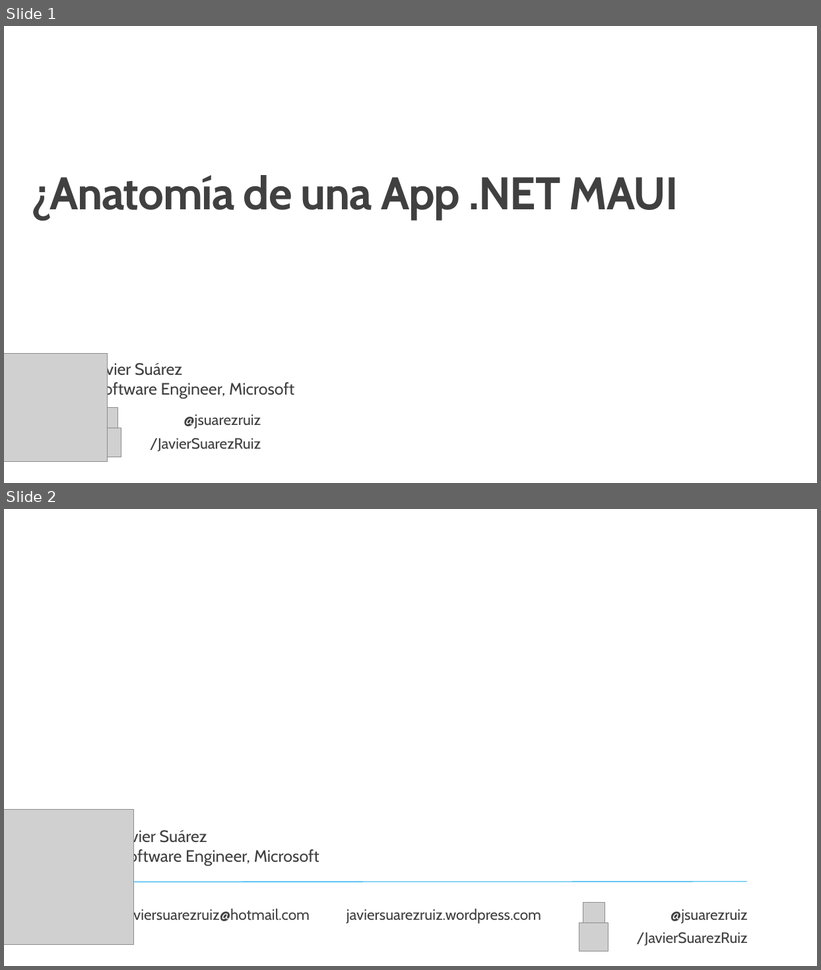
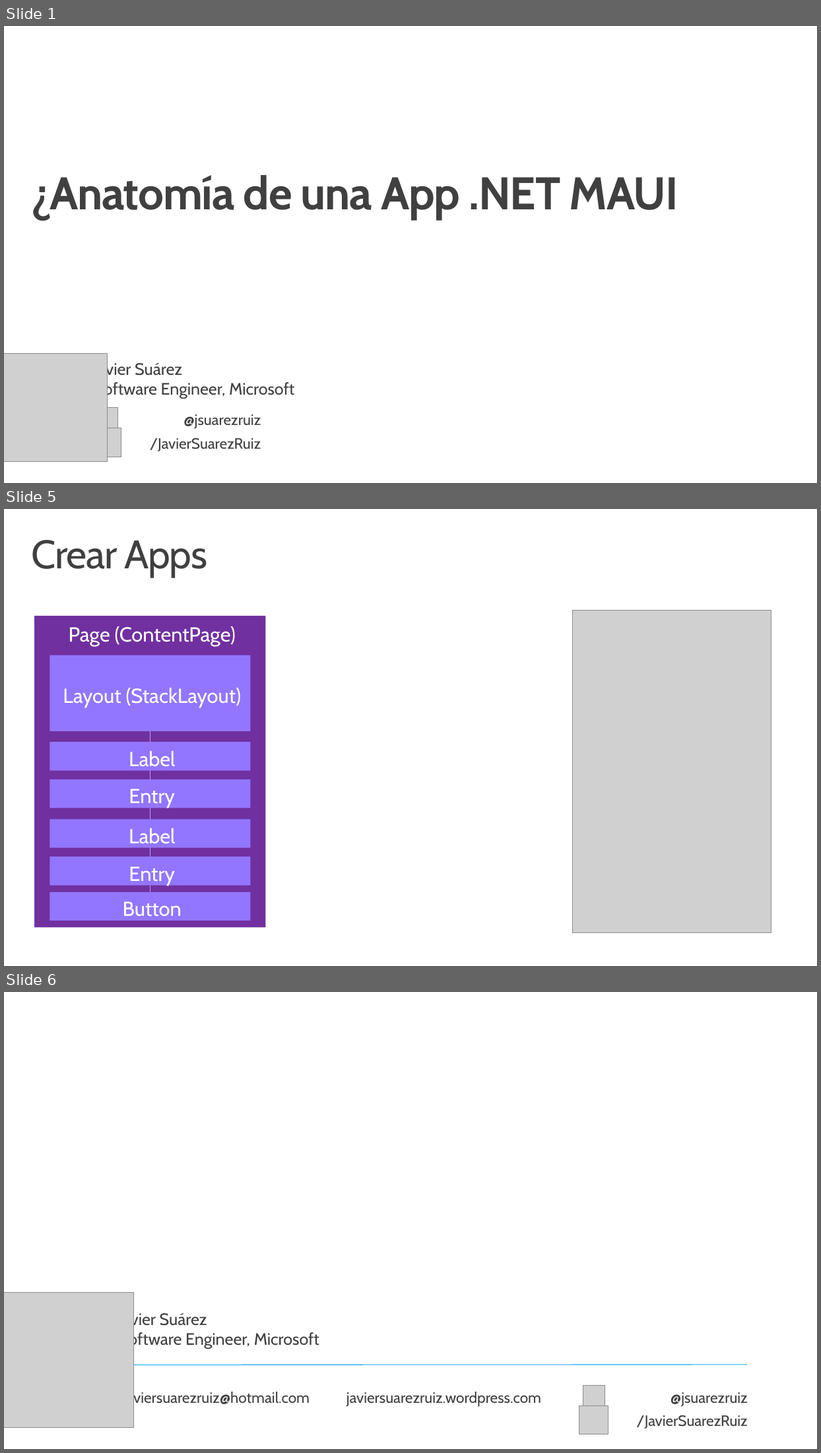
Before and after one commit to jsuarezruiz/taller-dotnet-maui, a slide deck: Bloque 1 - Introducción al desarrollo multiplataforma con .NET MAUI/Taller3 - Anatomía de una App .NET MAUI.pptx. Shown one above the other, each under a label of ours: slides 1 and 2 before the commit, slides 1, 5 and 6 after it; the slides between them are not shown. The pictures are 821x970 and 821x1453 pixels, drawn with LibreOffice and Linux fonts; fonts in the diff are those of the drawing; grey boxes stand for pictures; background and template pictures are left out. Boxes give left, top, right and bottom in pixels: in the first picture for what was removed or moved away, otherwise in the second. Text is boxed around its words. In the diff, an @@ line names an element or a change of style, - is before the commit and + after.

Commit message:
Updated slides

```diff
--- a/Bloque 1 - Introducción al desarrollo multiplataforma con .NET MAUI/Taller3 - Anatomía de una App .NET MAUI.pptx
+++ b/Bloque 1 - Introducción al desarrollo multiplataforma con .NET MAUI/Taller3 - Anatomía de una App .NET MAUI.pptx
@@ slide 5 added at box(4, 509, 817, 966), background #FFFFFF @@
@@ title added at box(32, 540, 207, 577), 47 pt, text #404040 @@
+Crear Apps
@@ rectangle added at box(34, 616, 265, 927), fill #7030A0, 24 pt, text #FFFFFF @@
+Page (ContentPage)
@@ picture added at box(572, 610, 772, 933) @@
@@ rectangle added at box(50, 656, 250, 731), fill #9377FF, 24 pt, text #FFFFFF @@
+Layout (StackLayout)
@@ rectangle added at box(50, 742, 250, 770), fill #9377FF, 24 pt, text #FFFFFF @@
+Label
@@ line added from (151, 731) to (151, 921), #B4A0FF 0.75 pt @@
@@ rectangle added at box(50, 780, 250, 809), fill #9377FF, 24 pt, text #FFFFFF @@
+Entry
@@ rectangle added at box(50, 819, 250, 848), fill #9377FF, 24 pt, text #FFFFFF @@
+Label
@@ rectangle added at box(50, 857, 250, 885), fill #9377FF, 24 pt, text #FFFFFF @@
+Entry
@@ rectangle added at box(50, 892, 250, 921), fill #9377FF, 24 pt, text #FFFFFF @@
+Button
@@ what was slide 2 is now slide 6 @@
```
Also in this commit, not shown: 3 other slides added.
